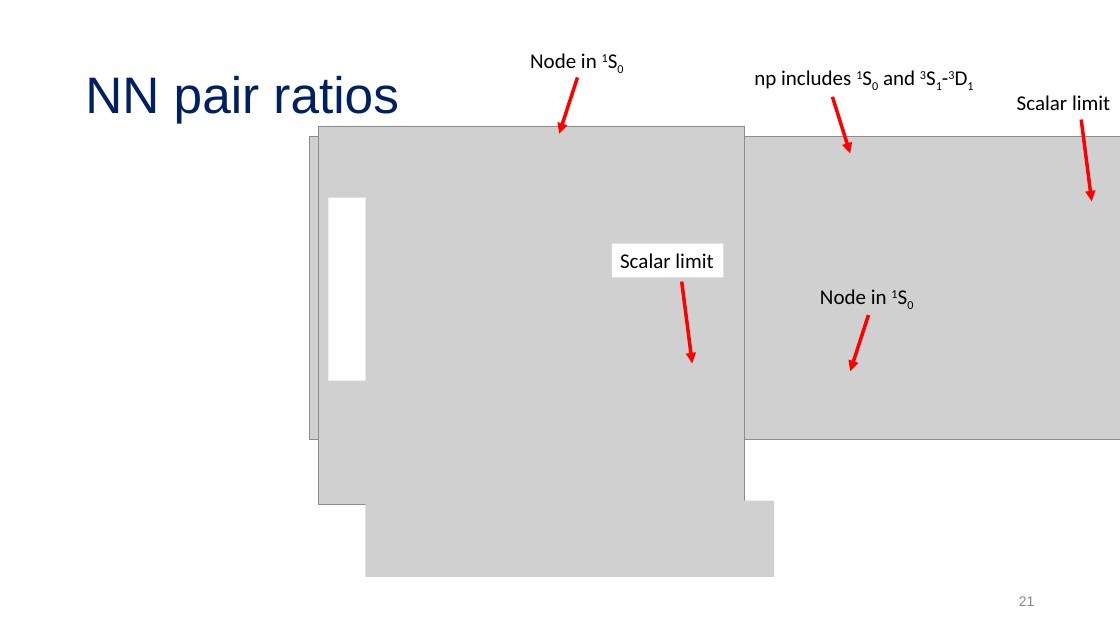
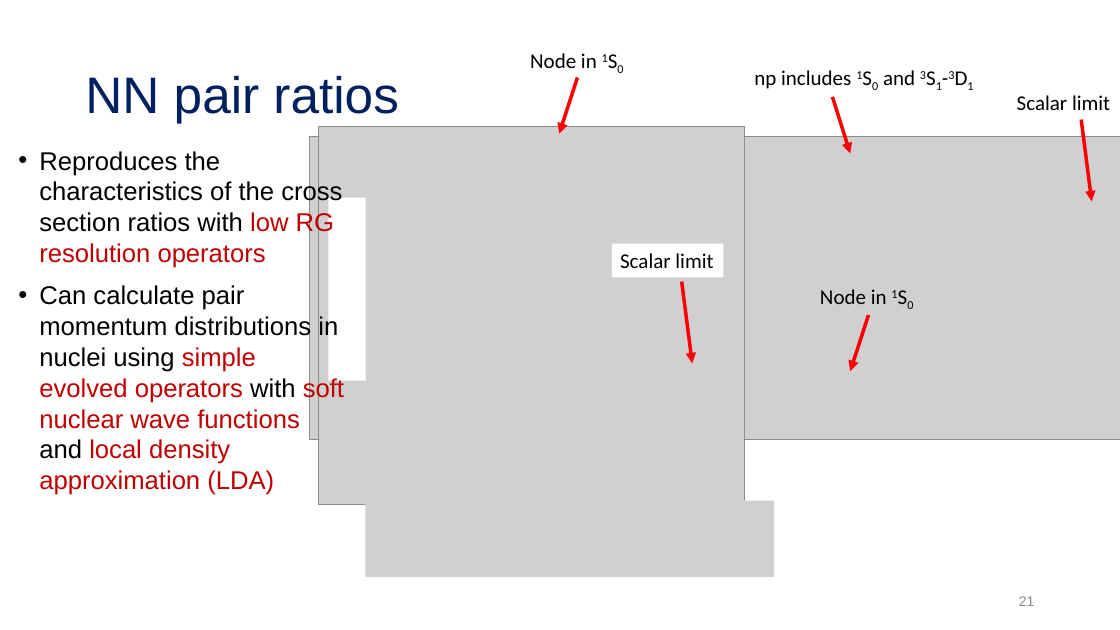
Before and after one commit to tropiano4/tropiano-srg, a slide deck: slide 21 of Presentations/DNP_October2020/tropiano_dnp_october2020.pptx. Drawn at 1120x630 pixels with LibreOffice and Linux fonts; fonts in the diff are those of the drawing; grey boxes stand for pictures. Boxes give left, top, right and bottom in pixels: in the first picture for what was removed or moved away, otherwise in the second. Text is boxed around its words. In the diff, an @@ line names an element or a change of style, - is before the commit and + after.

Commit message:
Final updates to DNP 2020 talk

```diff
--- a/Presentations/DNP_October2020/tropiano_dnp_october2020.pptx
+++ b/Presentations/DNP_October2020/tropiano_dnp_october2020.pptx
@@ text added at [39, 151, 344, 495], 22 pt, text #000000 @@
+• Reproduces the characteristics of the cross section ratios with low RG resolution operators
+• Can calculate pair momentum distributions in nuclei using simple evolved operators with soft nuclear wave functions and local density approximation (LDA)
```
Also in this commit, not shown: 2 other slides changed, 1 other file.
